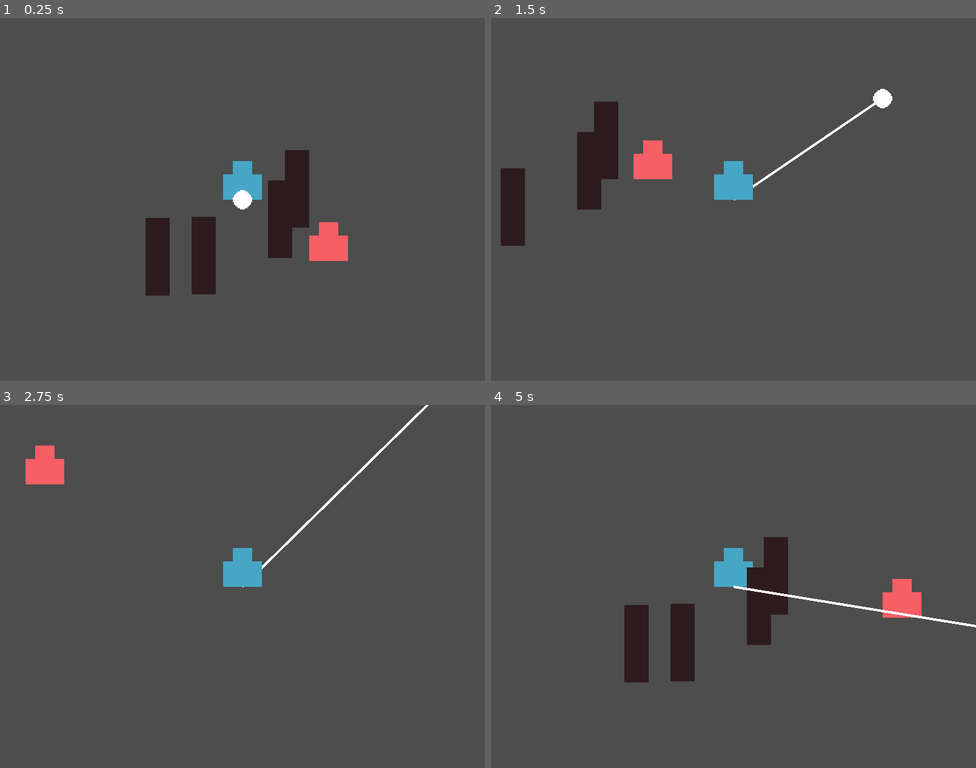
Above: before the commit, frames 1-4 (two rows, left to right).
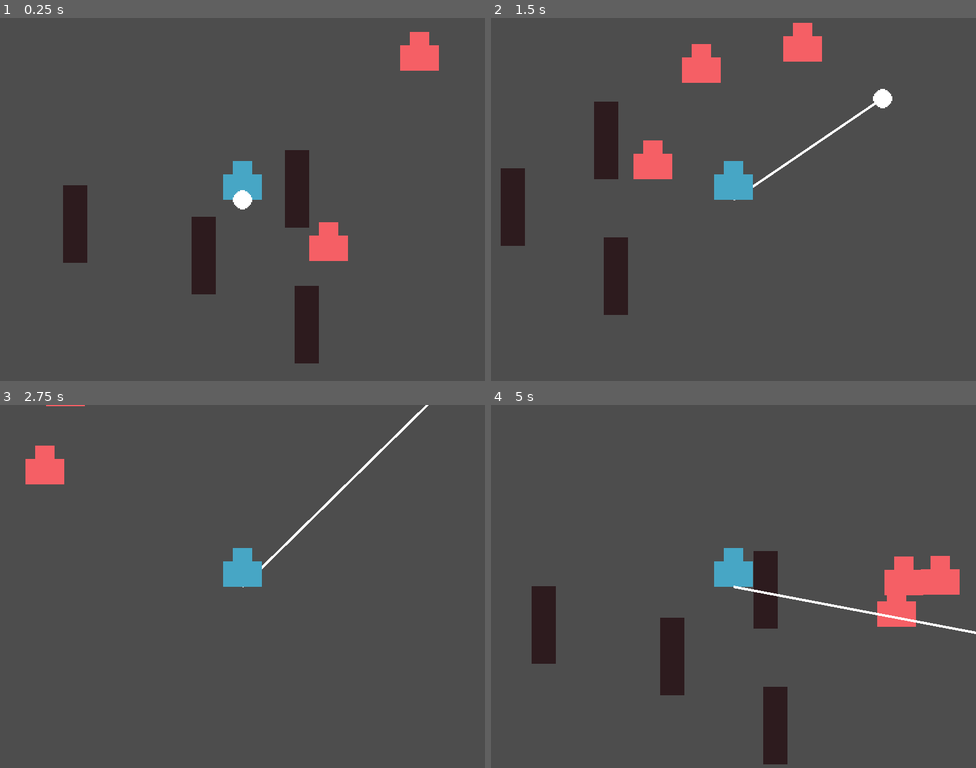
Above: after the commit, the same moments.

Repository: martindzejky/gmtk2025
Game: Godot game, scene res://main.tscn
Two runs of this game, one before a commit and one after it. Both use one fixed random seed, a clock stepped at 60 frames per second and the inputs below.
Inputs (mouse positions are in pixels of both pictures, inside the frame that each line leads up to):
- Up to frame 1 (0.25 s): no input
- Up to frame 2 (1.5 s): move the mouse to (840, 181) at 0.52 s; hold D (move_right) 0.53-1.28 s; click (840, 181) at 0.6 s; move the mouse to (636, 217) at 1.27 s; hold S (move_down) from 1.28 s (still down); click (636, 217) at 1.35 s
- Up to frame 3 (2.75 s): move the mouse to (291, 506) at 2.02 s; release S (move_down) at 2.03 s; hold D (move_right) from 2.03 s (still down); click (291, 506) at 2.1 s
- Up to frame 4 (5 s): move the mouse to (709, 659) at 2.77 s; release D (move_right) at 2.78 s; hold W (move_up) 2.78-3.53 s; click (709, 659) at 2.85 s; move the mouse to (879, 640) at 3.52 s; hold A (move_left) from 3.53 s (still down); click (879, 640) at 3.6 s; move the mouse to (588, 532) at 4.27 s; click (588, 532) at 4.35 s

The runs differ from the first frame. In frame 1, 4.8% of the frame differs, in the area x 13-91%, y 3-96%; in frame 2, 3.4%; in frame 3, less than 0.1%; in frame 4, 7.5%, in the area x 8-100%, y 36-99%.

Commit message:
make hook an object

Diff:
--- a/main.tscn
+++ b/main.tscn
@@ -12,14 +12,20 @@
 [node name="enemy" parent="." instance=ExtResource("2_0xm2m")]
 position = Vector2(81, 58)
 
+[node name="enemy2" parent="." instance=ExtResource("2_0xm2m")]
+position = Vector2(156, -114)
+
+[node name="enemy3" parent="." instance=ExtResource("2_0xm2m")]
+position = Vector2(268, -114)
+
 [node name="pillar" parent="." instance=ExtResource("3_h2yge")]
 position = Vector2(45, 23)
 
 [node name="pillar2" parent="." instance=ExtResource("3_h2yge")]
-position = Vector2(31, 48)
+position = Vector2(53, 135)
 
 [node name="pillar3" parent="." instance=ExtResource("3_h2yge")]
 position = Vector2(-32, 78)
 
 [node name="pillar4" parent="." instance=ExtResource("3_h2yge")]
-position = Vector2(-70, 79)
+position = Vector2(-138, 52)
--- /dev/null
+++ b/objects/hook.tscn
@@ -0,0 +1,22 @@
+[gd_scene load_steps=4 format=3 uid="uid://ca585k0y784dp"]
+
+[ext_resource type="Script" uid="uid://cjlt64v1qx7v0" path="res://scripts/hook.gd" id="1_vff3s"]
+[ext_resource type="Texture2D" uid="uid://bjaqa3nhbfyeh" path="res://sprites/hook.png" id="2_u8qfn"]
+
+[sub_resource type="CircleShape2D" id="CircleShape2D_f46kd"]
+radius = 15.0
+
+[node name="hook" type="Area2D" node_paths=PackedStringArray("player", "lasso") groups=["hook"]]
+collision_mask = 5
+script = ExtResource("1_vff3s")
+player = NodePath("")
+lasso = NodePath("")
+max_distance_from_player = 400.0
+
+[node name="sprite" type="Sprite2D" parent="."]
+texture = ExtResource("2_u8qfn")
+
+[node name="shape" type="CollisionShape2D" parent="."]
+shape = SubResource("CircleShape2D_f46kd")
+
+[connection signal="body_entered" from="." to="." method="_on_body_entered"]
--- a/objects/player.tscn
+++ b/objects/player.tscn
@@ -1,16 +1,12 @@
-[gd_scene load_steps=8 format=3 uid="uid://qwj8b5x4g7c1"]
+[gd_scene load_steps=6 format=3 uid="uid://qwj8b5x4g7c1"]
 
 [ext_resource type="Script" uid="uid://od4p2jer5wh6" path="res://scripts/player.gd" id="1_ykyjo"]
 [ext_resource type="Texture2D" uid="uid://vhkk0mpqefa4" path="res://sprites/dude.png" id="2_uxov2"]
 [ext_resource type="Script" uid="uid://c4o833g47jo7o" path="res://scripts/lasso.gd" id="3_uxov2"]
-[ext_resource type="Script" uid="uid://cjlt64v1qx7v0" path="res://scripts/hook.gd" id="4_f46kd"]
-[ext_resource type="Texture2D" uid="uid://bjaqa3nhbfyeh" path="res://sprites/hook.png" id="4_nmc1l"]
+[ext_resource type="PackedScene" uid="uid://ca585k0y784dp" path="res://objects/hook.tscn" id="4_nmc1l"]
 
 [sub_resource type="CircleShape2D" id="CircleShape2D_player"]
 radius = 8.0
-
-[sub_resource type="CircleShape2D" id="CircleShape2D_f46kd"]
-radius = 15.0
 
 [node name="player" type="CharacterBody2D" groups=["player"]]
 collision_layer = 2
@@ -34,17 +30,6 @@
 player = NodePath("..")
 hook = NodePath("hook")
 
-[node name="hook" type="Area2D" parent="lasso" node_paths=PackedStringArray("player", "lasso") groups=["hook"]]
-collision_mask = 5
-script = ExtResource("4_f46kd")
+[node name="hook" parent="lasso" node_paths=PackedStringArray("player", "lasso") instance=ExtResource("4_nmc1l")]
 player = NodePath("../..")
 lasso = NodePath("..")
-max_distance_from_player = 400.0
-
-[node name="sprite" type="Sprite2D" parent="lasso/hook"]
-texture = ExtResource("4_nmc1l")
-
-[node name="shape" type="CollisionShape2D" parent="lasso/hook"]
-shape = SubResource("CircleShape2D_f46kd")
-
-[connection signal="body_entered" from="lasso/hook" to="lasso/hook" method="_on_body_entered"]
